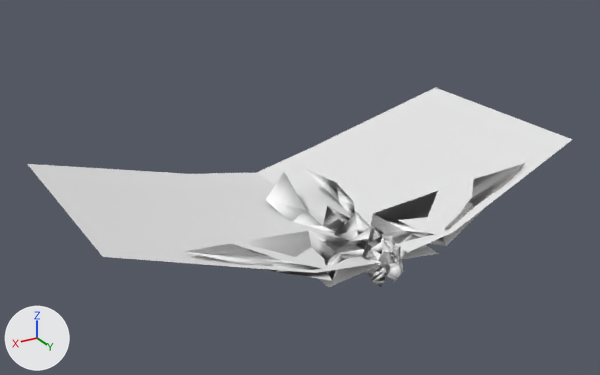
The FBX model Effect#1/Assets/Graphicsdata/FX/FBX/eff_eagle_001.FBX, before and after one commit.
The view is the same before and after, from a 50 mm lens placed at (4.0, 5.51, 3.42), pointed at (0.12, -0.95, 0.19). The lights are fixed; the arrows at lower left show +X, +Y and +Z. Where no turn or scale is listed for an object, it has been applied to the vertices. Vertices at the same position are counted once.

In view in the first picture: 'eff_eagle_001', 'eff_eagle_002'.
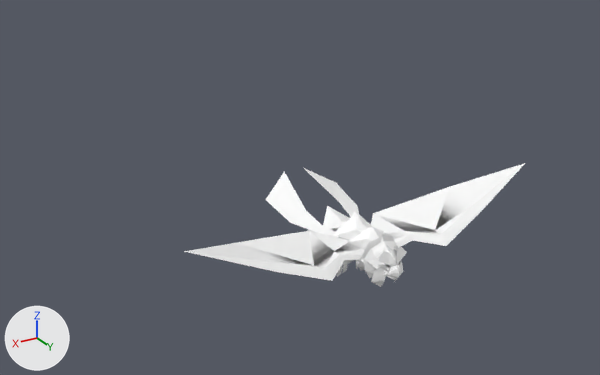
The newer file is also rescaled (x0.549), turned or shifted as a whole; pictures and numbers use the older file's frame.

Pixel boxes (x1, y1, x2, y2) of what changed, in the pictures (600 x 375 px):
'eff_eagle_002', deleted
    before: (28, 88, 573, 287)
'eff_eagle_001', shading changed
    both: (184, 163, 525, 287)

Patch to the scene script:
```diff
--- a/Effect#1/Assets/Graphicsdata/FX/FBX/eff_eagle_001.FBX.py
+++ b/Effect#1/Assets/Graphicsdata/FX/FBX/eff_eagle_001.FBX.py
@@ me_mesh @@
 me_mesh.from_pydata(...)  # 308 vertices, 568 faces; spans x -1.82..1.81, y -1.31..0.48, z -0.46..0.42
 # used by ob_eff_eagle_001; location = (0.005, 0.029, -0.004)
+# me_mesh part 1: its shading normals changed
 me_mesh.materials.append(mat_mtl1)
@@ ob_eff_eagle_002 @@
-ob_eff_eagle_002 = bpy.data.objects.new('eff_eagle_002', me_mesh_001)
-ob_eff_eagle_002.location = (0.005, -0.024, 0.0)
```
